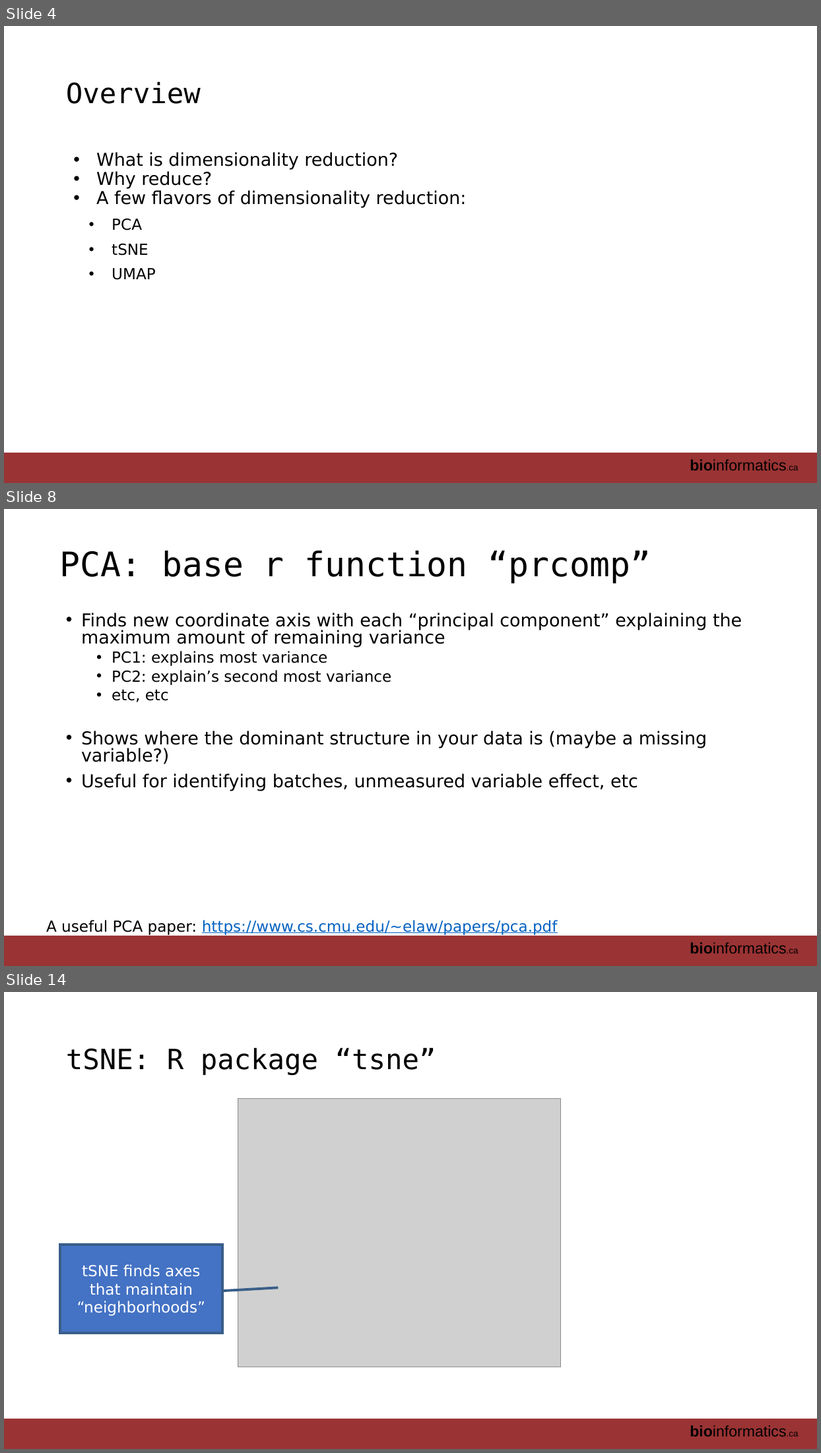
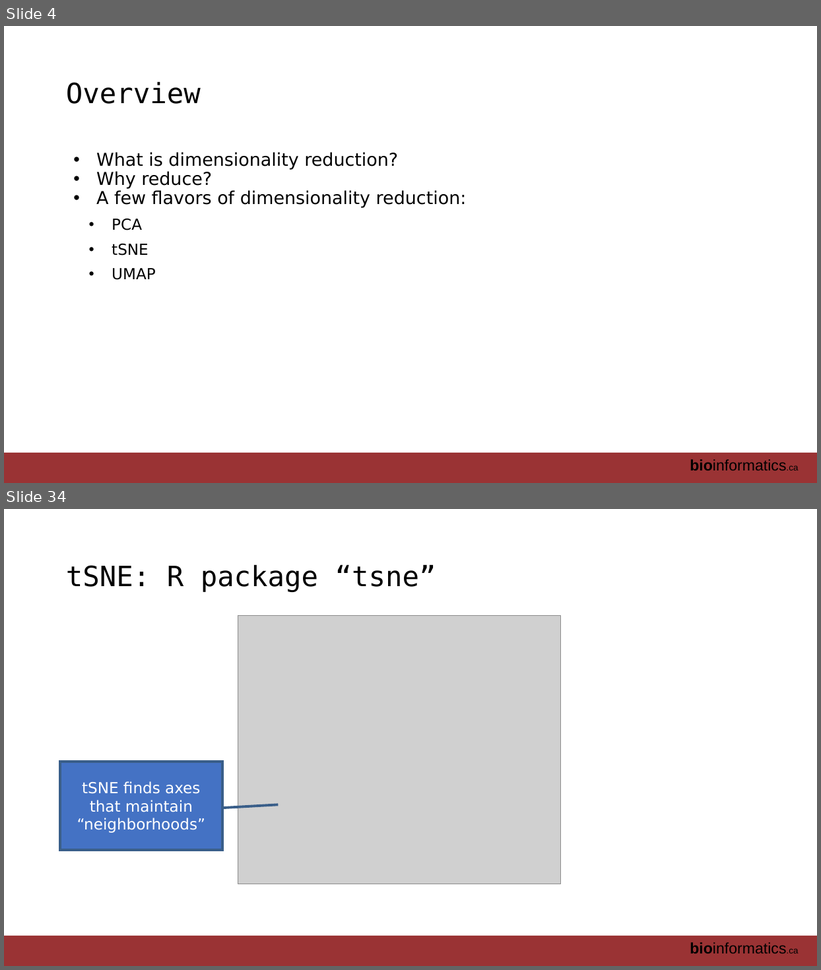
Before and after one commit to RealPaiLab/CBW_AUR2023, a slide deck: book/lectures/AUR_2023_Module2_DimensionReduction.pptx. Shown one above the other, each under a label of ours: slides 4, 8 and 14 before the commit, slides 4 and 34 after it; the slides between them are not shown. The pictures are 821x1453 and 821x970 pixels, drawn with LibreOffice and Linux fonts; fonts in the diff are those of the drawing; grey boxes stand for pictures. Boxes give left, top, right and bottom in pixels: in the first picture for what was removed or moved away, otherwise in the second. Text is boxed around its words. In the diff, an @@ line names an element or a change of style, - is before the commit and + after.

```diff
--- a/book/lectures/AUR_2023_Module2_DimensionReduction.pptx
+++ b/book/lectures/AUR_2023_Module2_DimensionReduction.pptx
@@ slide 8 removed at [4, 509, 817, 966], background #FFFFFF; not listed: 2 template elements that a slide beside it also shows @@
@@ title removed at [60, 551, 651, 584] @@
-PCA: base r function “prcomp”
@@ text removed at [81, 613, 742, 791] @@
-• Finds new coordinate axis with each “principal component” explaining the maximum amount of remaining variance
-  • PC1: explains most variance
-  • PC2: explain’s second most variance
-  • etc, etc
-• Shows where the dominant structure in your data is (maybe a missing variable?)
-• Useful for identifying batches, unmeasured variable effect, etc
@@ text removed at [46, 920, 558, 935] @@
-A useful PCA paper: https://www.cs.cmu.edu/~elaw/papers/pca.pdf
@@ what was slide 14 is now slide 34 @@
```
Also in this commit, not shown: 7 slides changed, 26 slides added, 5 other slides removed.
